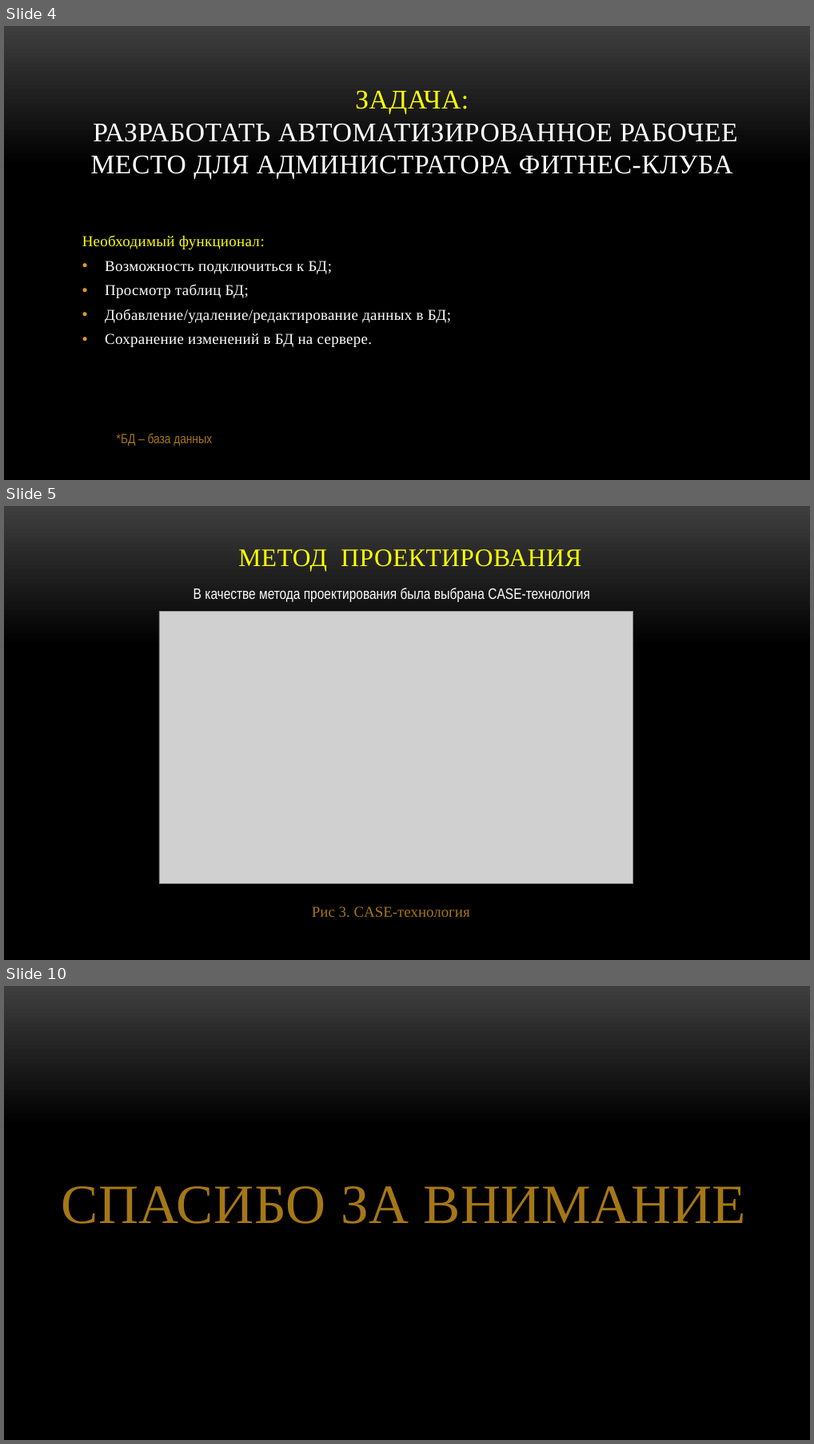
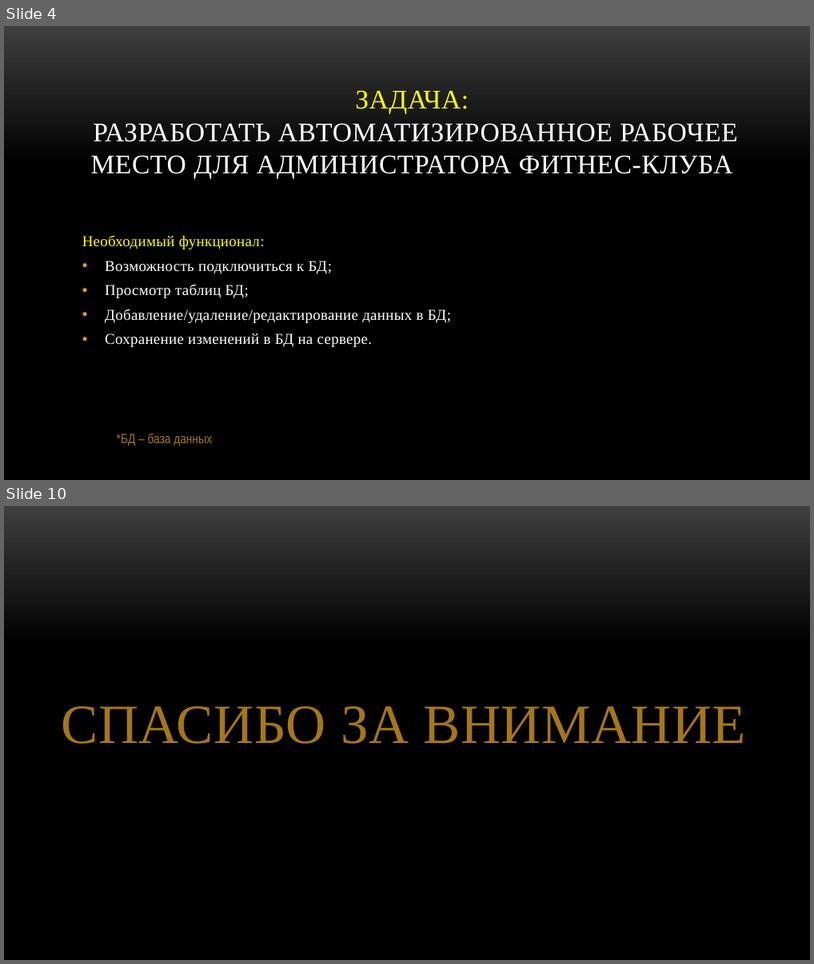
Before and after one commit to prog-kkkmt/pdp-p2-16, a slide deck: Отдельная папка/К18. Презентация.pptx. Shown one above the other, each under a label of ours: slides 4, 5 and 10 before the commit, slides 4 and 10 after it; the slides between them are not shown. The pictures are 814x1444 and 814x964 pixels, drawn with LibreOffice and Linux fonts; fonts in the diff are those of the drawing; grey boxes stand for pictures; background and template pictures are left out. Boxes give left, top, right and bottom in pixels: in the first picture for what was removed or moved away, otherwise in the second. Text is boxed around its words. In the diff, an @@ line names an element or a change of style, - is before the commit and + after.

```diff
--- a/Отдельная папка/К18. Презентация.pptx
+++ b/Отдельная папка/К18. Презентация.pptx
@@ slide 5 removed at (x1=4, y1=506, x2=810, y2=960), background picture (left out) @@
@@ title removed at (x1=238, y1=549, x2=582, y2=571) @@
-МЕТОД ПРОЕКТИРОВАНИЯ
@@ text removed at (x1=194, y1=588, x2=590, y2=602) @@
-В качестве метода проектирования была выбрана CASE-технология
@@ picture removed at (x1=159, y1=612, x2=634, y2=884) @@
@@ text removed at (x1=312, y1=906, x2=470, y2=916) @@
-Рис 3. CASE-технология
```
Also in this commit, not shown: 4 slides changed, 1 slide added, 1 other file.
